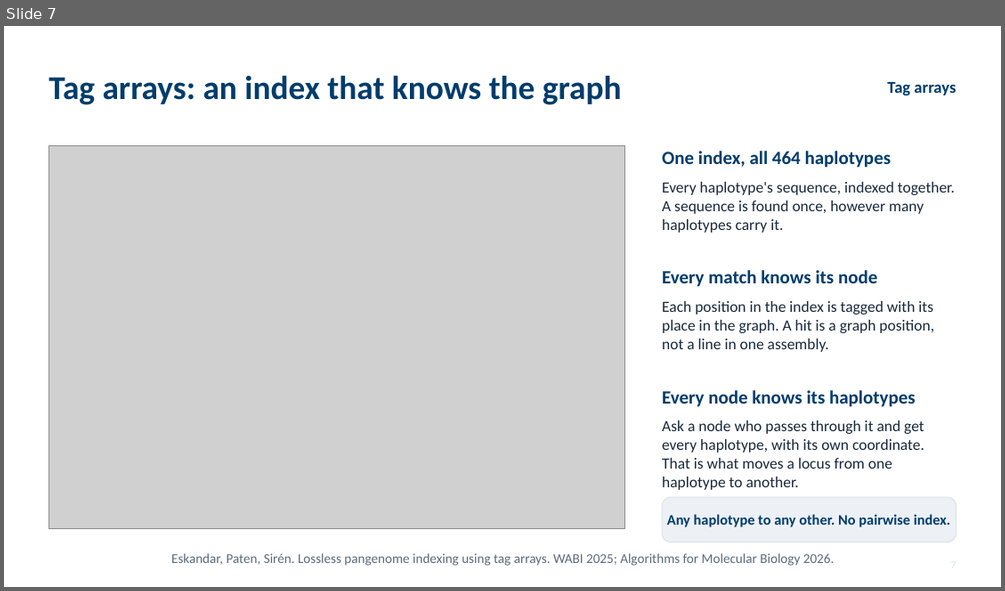
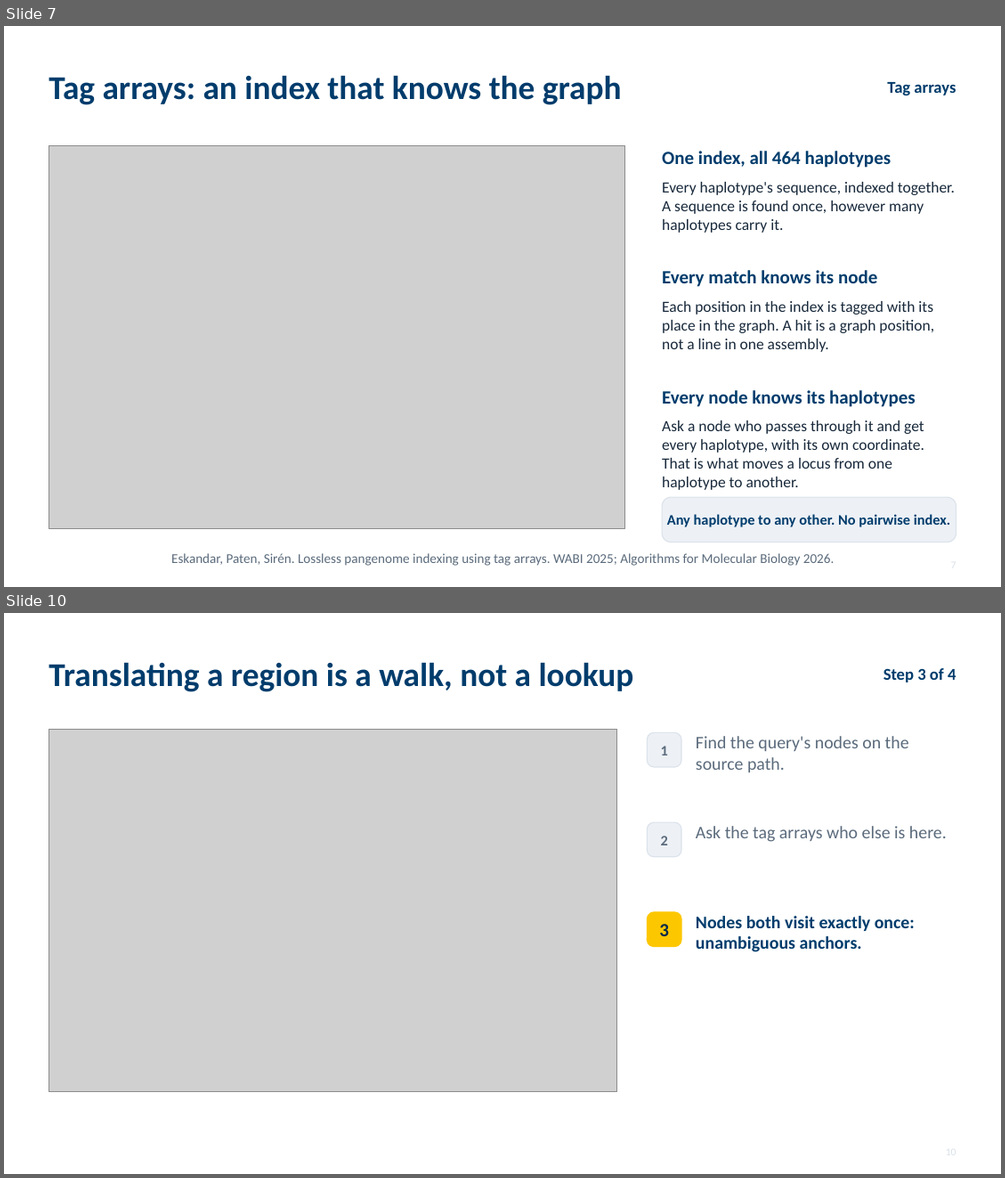
Before and after one commit to parsaeskandar/hprc_2026_poster, a slide deck: talk/HPRC2026_talk.pptx. Shown one above the other, each under a label of ours: slide 7 before the commit, slides 7 and 10 after it; the slides between them are not shown. The pictures are 1005x591 and 1005x1178 pixels, drawn with LibreOffice and Linux fonts; fonts in the diff are those of the drawing; grey boxes stand for pictures. Boxes give left, top, right and bottom in pixels: in the first picture for what was removed or moved away, otherwise in the second. Text is boxed around its words. In the diff, an @@ line names an element or a change of style, - is before the commit and + after.

```diff
--- a/talk/HPRC2026_talk.pptx
+++ b/talk/HPRC2026_talk.pptx
@@ slide 10 added at box(4, 613, 1001, 1174), background #FFFFFF @@
@@ text added at box(48, 662, 634, 692), 32 pt, text #003C6C, bold @@
+Translating a region is a walk, not a lookup
@@ text added at box(883, 668, 955, 682), 16 pt, text #003C6C, bold @@
+Step 3 of 4
@@ picture added at box(48, 729, 617, 1091) @@
@@ rounded rectangle added at box(647, 732, 681, 767), fill #EDF1F6, outline #DCE3EB 1 pt @@
@@ text added at box(661, 746, 668, 755), 14 pt, text #5B6B7C, bold @@
+1
@@ text added at box(696, 736, 909, 772), 17 pt, text #5B6B7C @@
+Find the query's nodes on the source path.
@@ rounded rectangle added at box(647, 822, 681, 857), fill #EDF1F6, outline #DCE3EB 1 pt @@
@@ text added at box(696, 826, 947, 842), 17 pt, text #5B6B7C @@
+Ask the tag arrays who else is here.
@@ text added at box(661, 835, 668, 845), 14 pt, text #5B6B7C, bold @@
+2
@@ rounded rectangle added at box(647, 912, 681, 947), fill #FDC700, outline #FDC700 1 pt @@
@@ text added at box(659, 924, 669, 936), 18 pt, text #06294A, bold @@
+3
@@ text added at box(696, 916, 914, 952), 17 pt, text #003C6C, bold @@
+Nodes both visit exactly once: unambiguous anchors.
```
Also in this commit, not shown: 15 slides changed, 2 other slides added, 3 other files.
